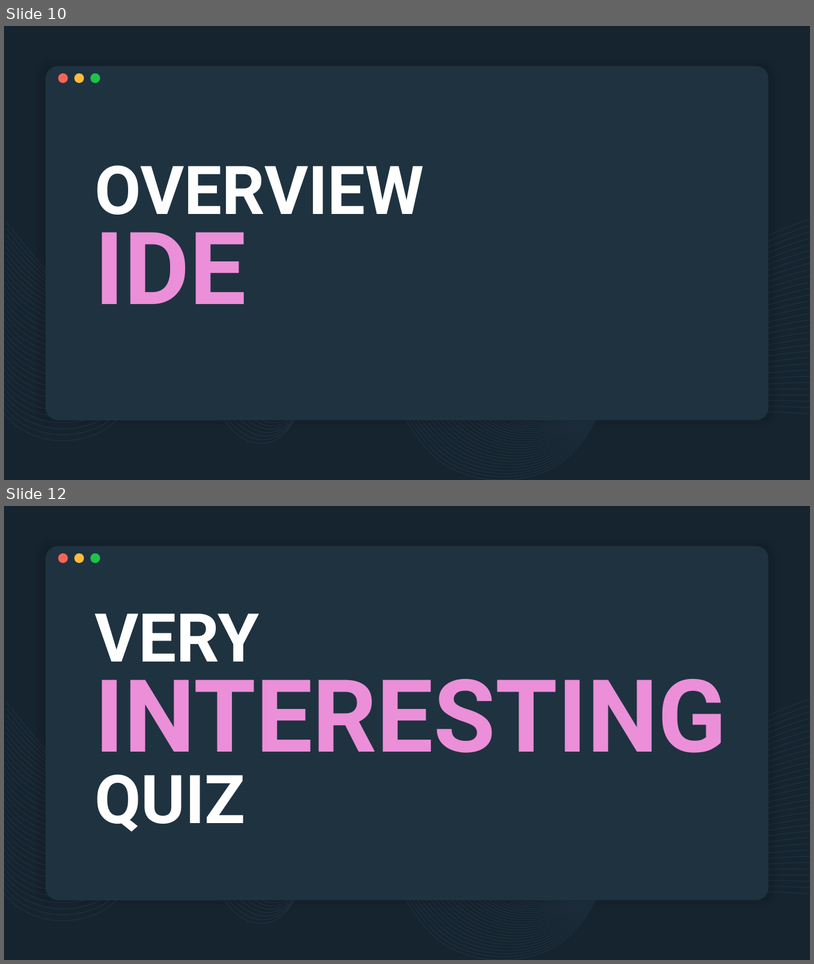
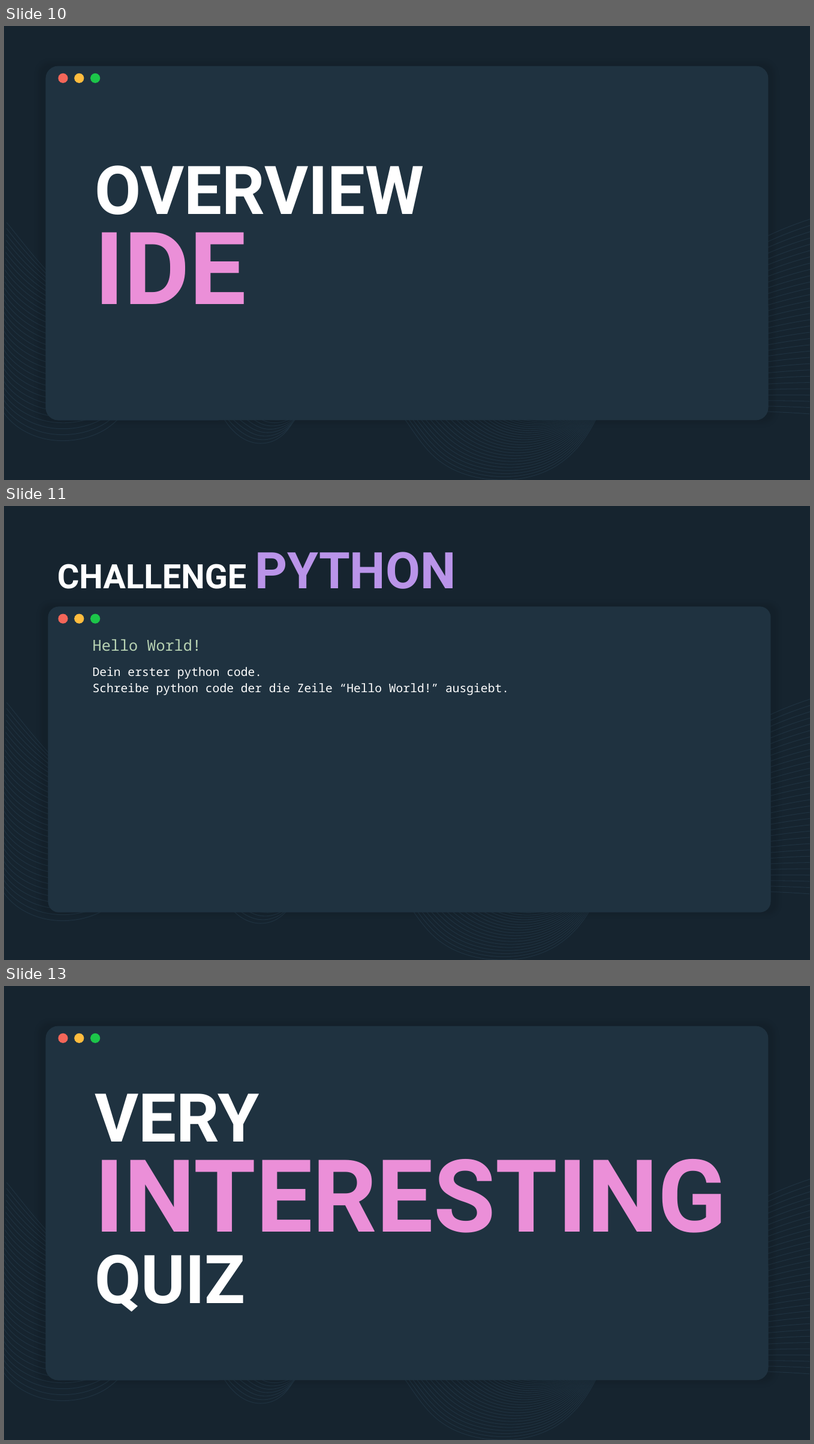
Before and after one commit to derech1e/python-beginner-course, a slide deck: lesson_1/lesson_1_ger.pptx. Shown one above the other, each under a label of ours: slides 10 and 12 before the commit, slides 10, 11 and 13 after it; the slides between them are not shown. The pictures are 814x964 and 814x1444 pixels, drawn with LibreOffice and Linux fonts; fonts in the diff are those of the drawing. Boxes give left, top, right and bottom in pixels: in the first picture for what was removed or moved away, otherwise in the second. Text is boxed around its words. In the diff, an @@ line names an element or a change of style, - is before the commit and + after.

```diff
--- a/lesson_1/lesson_1_ger.pptx
+++ b/lesson_1/lesson_1_ger.pptx
@@ slide 11 added at <box>4,506,810,960</box>, background #16242F; not listed: 32 template elements that a slide beside it also shows @@
@@ title added at <box>57,552,456,589</box>, 40 pt, text #FFFFFF, bold @@
+CHALLENGE PYTHON
@@ rounded rectangle added at <box>48,606,771,912</box>, fill #1F3240 @@
@@ ellipse added at <box>59,613,68,624</box>, fill #F46659 @@
@@ ellipse added at <box>74,613,84,624</box>, fill #FFBC3E @@
@@ ellipse added at <box>90,613,100,624</box>, fill #1CC549 @@
@@ subtitle added at <box>93,639,201,651</box>, 18 pt, text #B9D4B4 @@
+Hello World!
@@ text added at <box>93,667,509,695</box>, 14 pt, text #FFFFFF @@
+Dein erster python code.
+Schreibe python code der die Zeile “Hello World!” ausgiebt.
@@ what was slide 12 is now slide 13 @@
```
Also in this commit, not shown: 1 other slide added, 1 slide removed.
